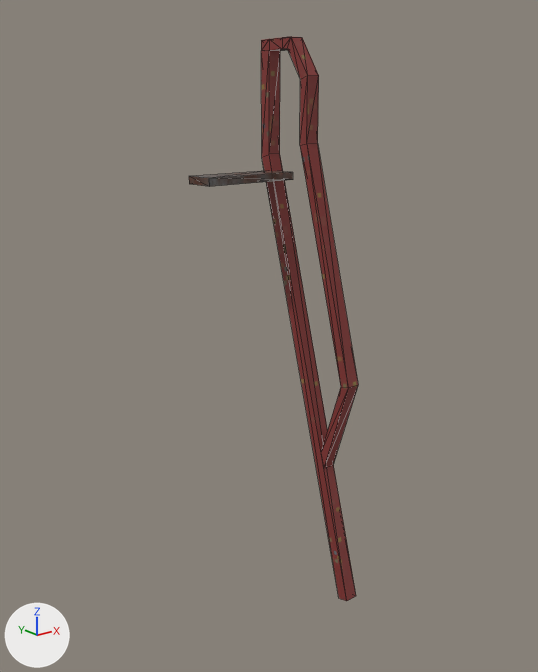
One commit to the glTF model assets/models/boat/ladder.glb: the scene before it, then after it.
Rendered twice from a 50 mm lens placed at (-0.851, -1.282, 0.546), pointed at (-0.011, -0.233, 0.126). The lights are fixed; the arrows at lower left show +X, +Y and +Z. The picture after the commit comes second. Mesh edges are drawn as thin lines. Where no turn or scale is listed for an object, it has been applied to the vertices. Vertices at exactly the same position are counted once.

Names of what the first picture shows: 'rails', 'steps'.
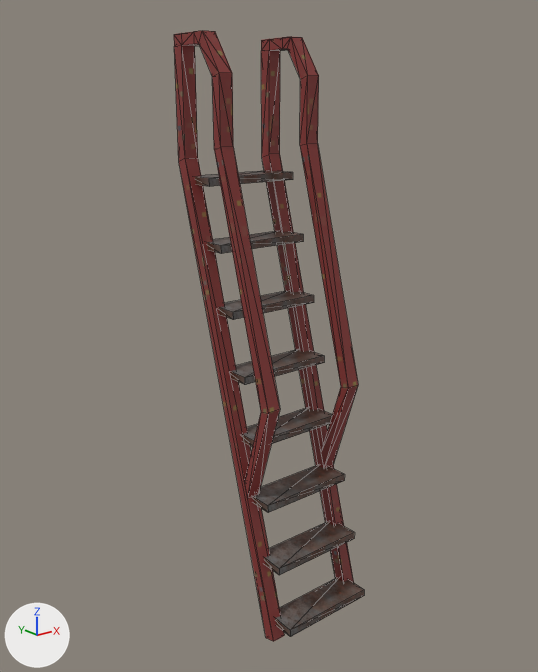
Pixel boxes [x1, y1, x2, y2] of what changed, in the pictures (538 x 672 px):
'rails', reshaped (89% wider, 8% taller)
    before: [261, 37, 358, 601]
    after: [174, 31, 358, 642]
'steps', reshaped (62% wider, 2819% taller)
    before: [189, 171, 293, 186]
    after: [195, 171, 364, 637]
part 1 of me_cube, added (brown)
    after: [174, 31, 285, 642]
part 2 of me_cube_002, added
    after: [207, 231, 303, 254]
part 3 of me_cube_002, added
    after: [219, 291, 314, 320]
part 4 of me_cube_002, added
    after: [230, 350, 324, 385]
part 5 of me_cube_002, added
    after: [242, 408, 332, 447]
part 6 of me_cube_002, added
    after: [253, 465, 345, 513]
part 7 of me_cube_002, added
    after: [264, 522, 355, 575]
part 8 of me_cube_002, added
    after: [275, 578, 364, 637]

What the commit changed:
me_cube is used by ob_rails; location (0.0, -0.212, 0.073).
me_cube had 40 vertices, 76 faces and spanned x 0.083..0.11, y -0.157..0.122, z -0.506..0.587.
me_cube now has 80 vertices, 152 faces and spans x -0.11..0.11, y -0.157..0.122, z -0.506..0.587.
me_cube part 1: the loose piece of 40 vertices spanning x 0.083..0.11, y -0.157..0.122, z -0.506..0.587 is copied, and the copy is mirrored in x about the mesh origin; it spans x -0.11..-0.083, y -0.157..0.122, z -0.506..0.587.
me_cube_002 is used by ob_steps; location (0.0, -0.376, -0.493).
me_cube_002 had 8 vertices, 12 faces and spanned x -0.097..0.097, y 0.206..0.27, z 0.897..0.912.
me_cube_002 now has 64 vertices, 96 faces and spans x -0.097..0.097, y -0.027..0.27, z 0.091..0.912.
me_cube_002 part 2: the loose piece of 8 vertices spanning x -0.097..0.097, y 0.206..0.27, z 0.897..0.912 is copied, and the copy is moved by (0.0, -0.033, -0.115); it spans x -0.097..0.097, y 0.173..0.237, z 0.781..0.797.
me_cube_002 part 3: the loose piece of 8 vertices spanning x -0.097..0.097, y 0.206..0.27, z 0.897..0.912 is copied, and the copy is moved by (0.0, -0.067, -0.23); it spans x -0.097..0.097, y 0.139..0.204, z 0.666..0.681.
me_cube_002 part 4: the loose piece of 8 vertices spanning x -0.097..0.097, y 0.206..0.27, z 0.897..0.912 is copied, and the copy is moved by (0.0, -0.1, -0.345); it spans x -0.097..0.097, y 0.106..0.17, z 0.551..0.566.
me_cube_002 part 5: the loose piece of 8 vertices spanning x -0.097..0.097, y 0.206..0.27, z 0.897..0.912 is copied, and the copy is moved by (0.0, -0.133, -0.46); it spans x -0.097..0.097, y 0.073..0.137, z 0.436..0.451.
me_cube_002 part 6: the loose piece of 8 vertices spanning x -0.097..0.097, y 0.206..0.27, z 0.897..0.912 is copied, and the copy is moved by (0.0, -0.167, -0.575); it spans x -0.097..0.097, y 0.039..0.104, z 0.321..0.336.
me_cube_002 part 7: the loose piece of 8 vertices spanning x -0.097..0.097, y 0.206..0.27, z 0.897..0.912 is copied, and the copy is moved by (0.0, -0.2, -0.69); it spans x -0.097..0.097, y 0.006..0.07, z 0.206..0.221.
me_cube_002 part 8: the loose piece of 8 vertices spanning x -0.097..0.097, y 0.206..0.27, z 0.897..0.912 is copied, and the copy is moved by (0.0, -0.233, -0.805); it spans x -0.097..0.097, y -0.027..0.037, z 0.091..0.106.
